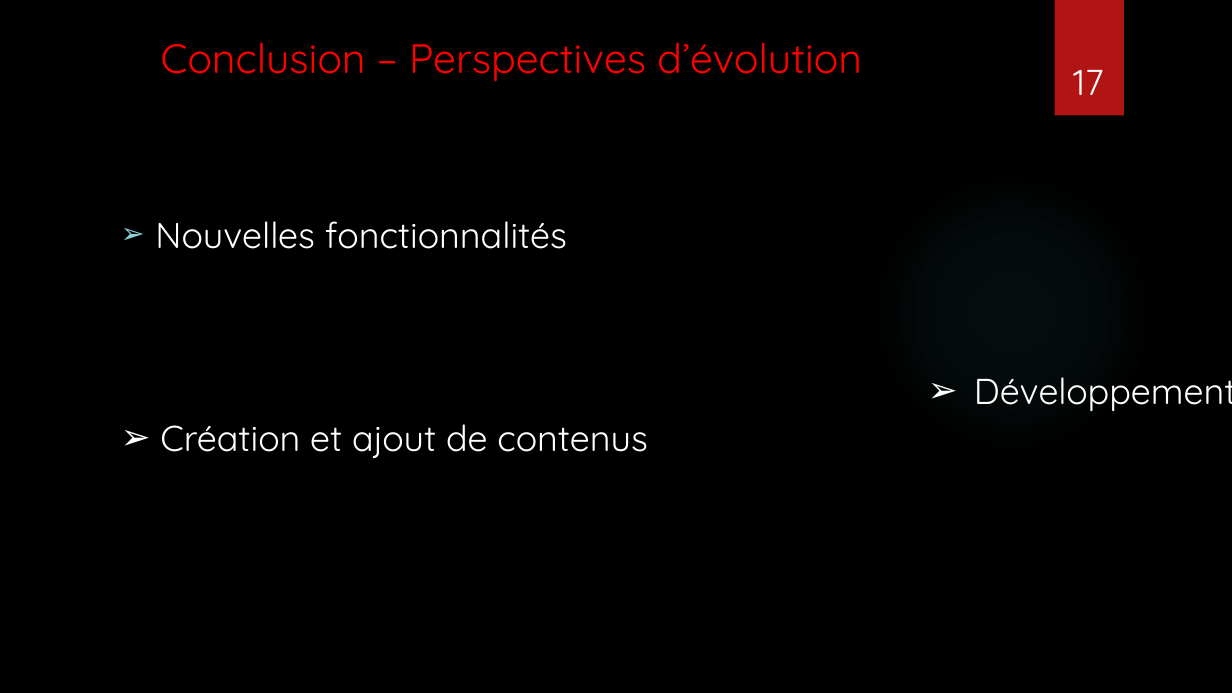
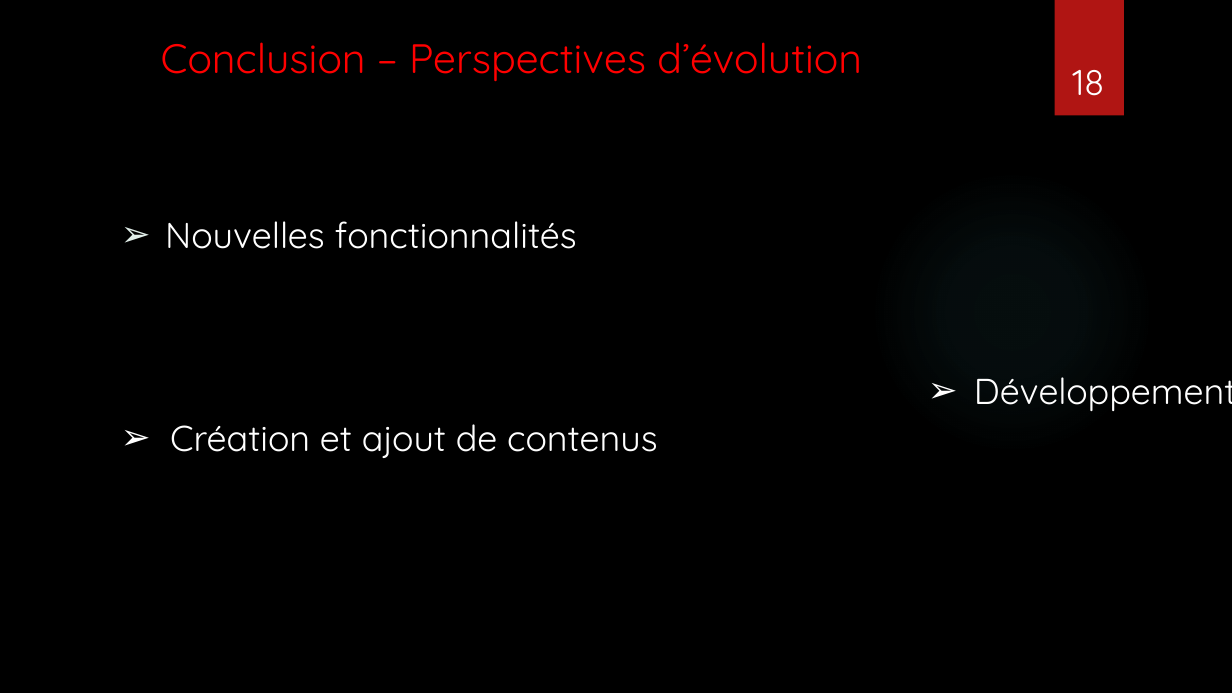
Before and after one commit to Vinspi/DropDaBomb, a slide deck: slide 18 of Documentation/PresentationPIA.pptx (slide 17 before the commit). Drawn at 1232x693 pixels with LibreOffice and Linux fonts; fonts in the diff are those of the drawing; background and template pictures are left out. Boxes give left, top, right and bottom in pixels: in the first picture for what was removed or moved away, otherwise in the second. Text is boxed around its words. In the diff, an @@ line names an element or a change of style, - is before the commit and + after.

```diff
--- a/Documentation/PresentationPIA.pptx
+++ b/Documentation/PresentationPIA.pptx
@@ page number at <box>1072,70,1104,96</box>: text changed @@
-17
+18
@@ text "Nouvelles fonctionnalités" at <box>165,221,577,249</box>: bullet colour #8AD0D6 to #E1EEE9 @@
@@ text "Création et ajout de contenus": place and size @@
-text "Création et ajout de contenus" at <box>160,424,647,458</box>
+text "Création et ajout de contenus" at <box>170,424,657,458</box>
```
Also in this commit, not shown: 5 other slides changed, 1 slide added, 1 other file.
